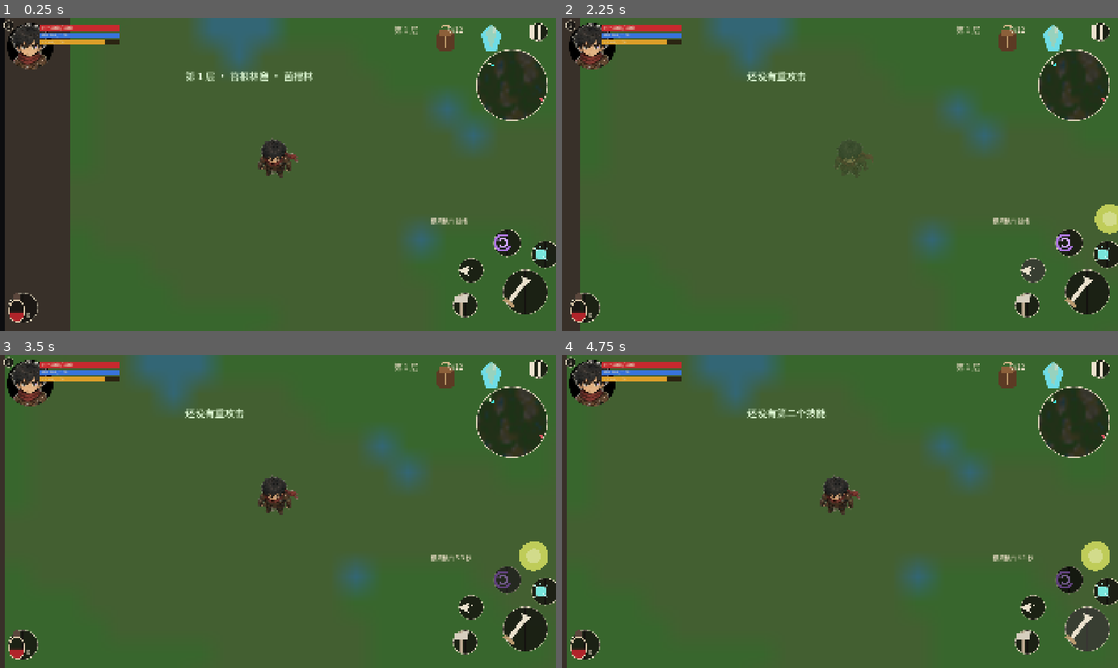
Above: before the commit, frames 1-4 (two rows, left to right).
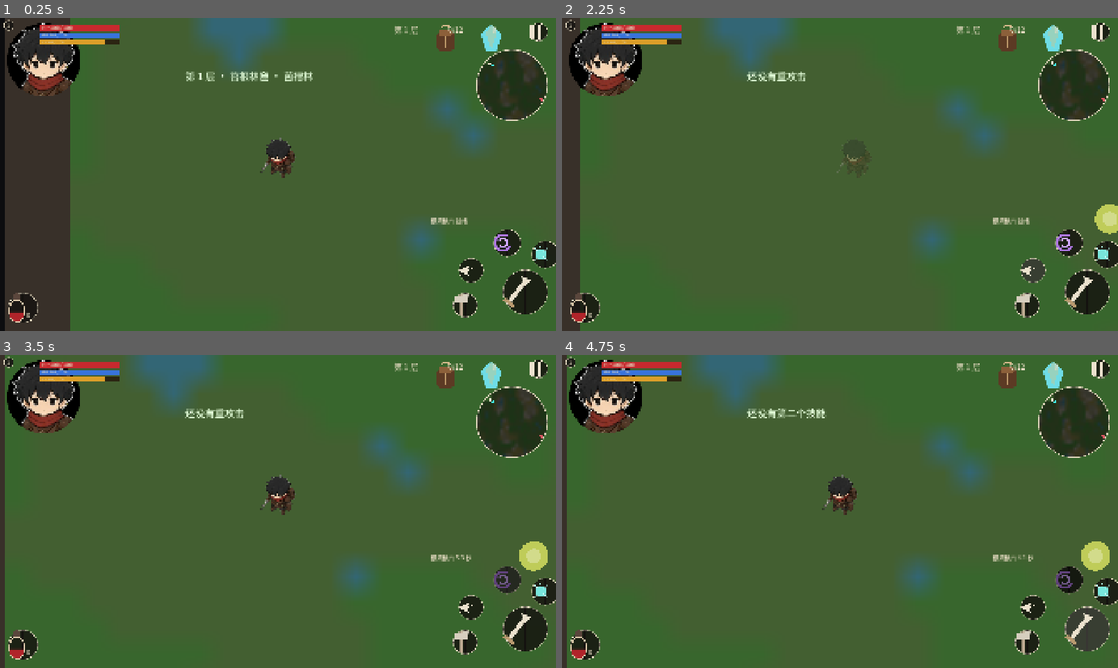
Above: after the commit, the same moments.

Repository: 7mouse/stellar-abyss-greybox
Game: Godot game, scene res://scenes/floor/floor.tscn
Two runs of this game, one before a commit and one after it. Both use one fixed random seed, a clock stepped at 60 frames per second and the inputs below. This scene is started directly instead of the project's main scene.
Inputs (mouse positions are in pixels of both pictures, inside the frame that each line leads up to):
- Up to frame 1 (0.25 s): no input
- Up to frame 2 (2.25 s): click "0" at 0.5 s; click (1029, 305) at 1.27 s; click (1034, 271) at 2 s
- Up to frame 3 (3.5 s): click (505, 580) at 2.75 s
- Up to frame 4 (4.75 s): click (1106, 592) at 3.52 s; click (1084, 630) at 4.25 s

The runs differ from the first frame. In frame 1, 2.0% of the frame differs, in the area x 1-54%, y 1-52%; in frame 2, 2.1%; in frame 3, 2.4%; in frame 4, 2.4%.

Commit message:
画面：占位图改用 v2 概念图
石壳甲贴图去掉。菌菇小鬼用发芽野猪，根须射手用孢子菇，硬壳甲虫暂时用史莱姆。

Co-authored-by: Mr.mouse <7mouse@users.noreply.github.com>

Diff:
--- a/scripts/art.gd
+++ b/scripts/art.gd
@@ -9,13 +9,13 @@
 const ENEMY := {
 	"mushling": "res://assets/actors/boar.png",
 	"rootshot": "res://assets/actors/shroom.png",
-	"shellbug": "res://assets/actors/beetle.png",
+	"shellbug": "res://assets/actors/slime.png",
 }
 ## 只影响画出来的高度，不改碰撞和 data.size
 const VISUAL_H := {
-	"mushling": 74.0,
+	"mushling": 78.0,
 	"rootshot": 86.0,
-	"shellbug": 80.0,
+	"shellbug": 56.0,
 }
 
 static func hero() -> Texture2D:
Binary file removed: assets/actors/beetle.png
Binary file changed: assets/actors/boar.png
Binary file changed: assets/actors/hero.png
Binary file changed: assets/actors/shroom.png
Binary file added: assets/actors/slime.png
Not shown, changed: assets/actors/slime.png.import
Binary file changed: assets/hud/portrait.png
Not shown, changed: tools/art/make_placeholders.py
